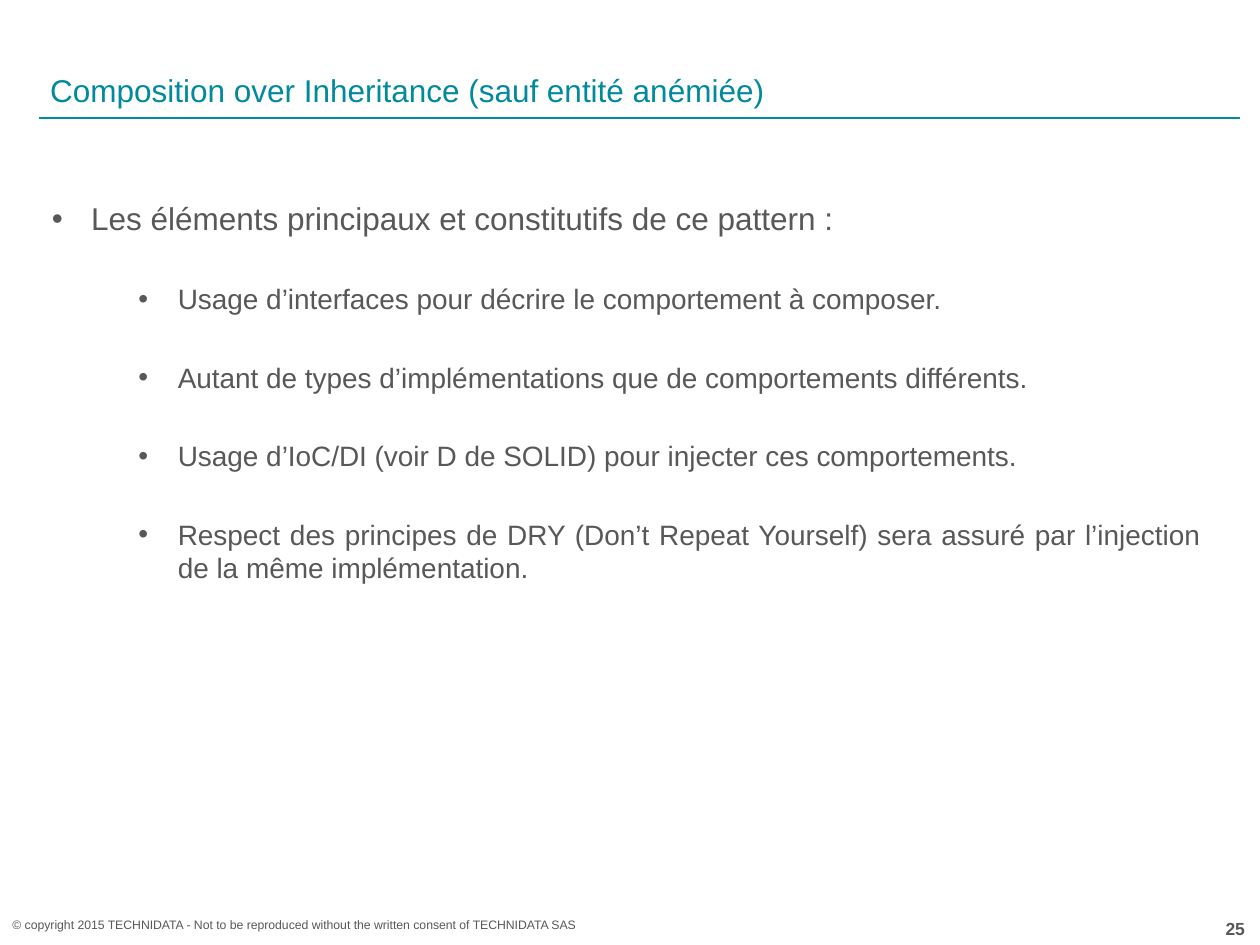
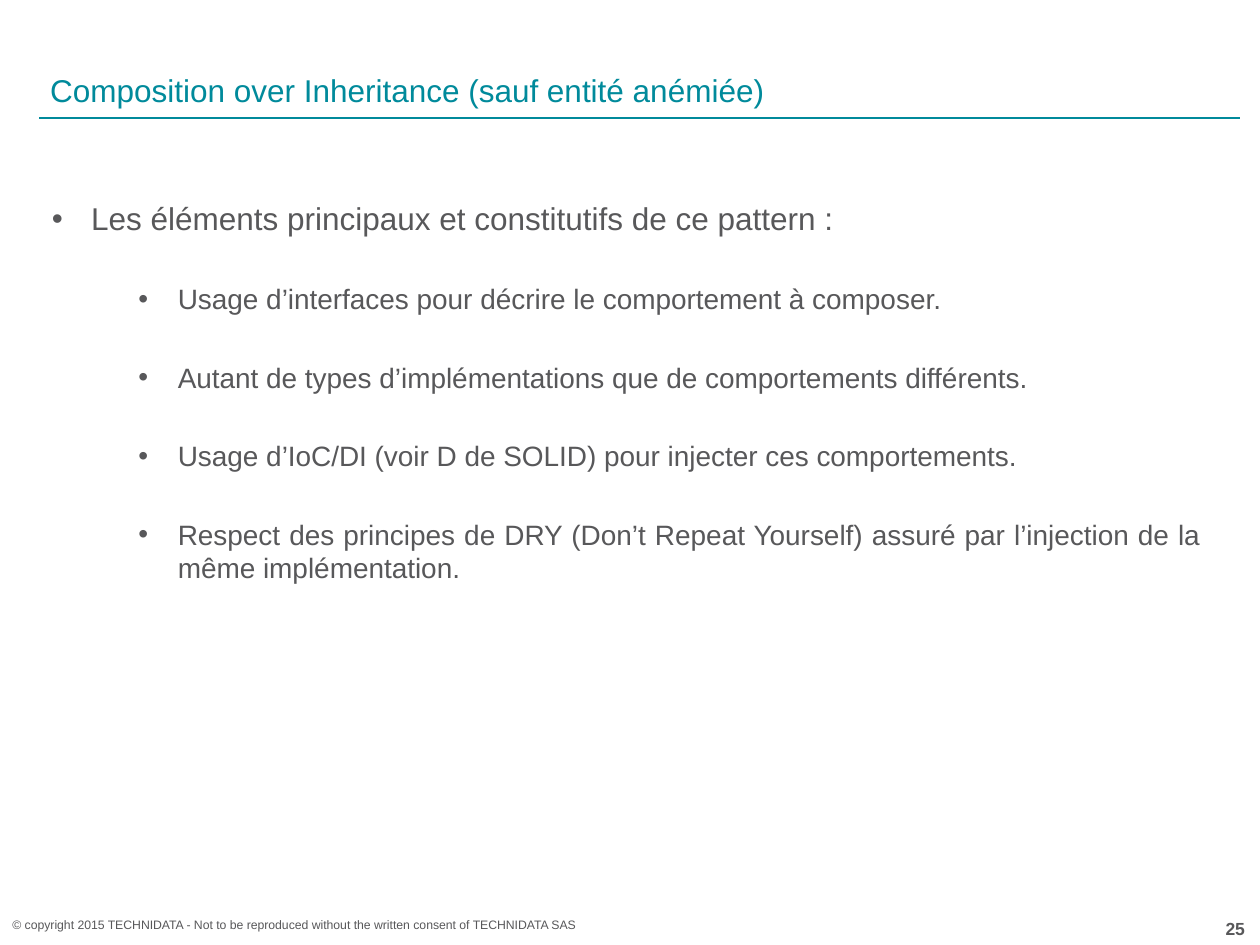
Before and after one commit to acoudene/ObjectCalisthenics, a slide deck: slide 25 of ObjectCalisthenics.pptx. Drawn at 1260x945 pixels with LibreOffice and Linux fonts; fonts in the diff are those of the drawing; background and template pictures are left out. Boxes give left, top, right and bottom in pixels: in the first picture for what was removed or moved away, otherwise in the second. Text is boxed around its words. In the diff, an @@ line names an element or a change of style, - is before the commit and + after.

```diff
--- a/ObjectCalisthenics.pptx
+++ b/ObjectCalisthenics.pptx
@@ text at (x1=178, y1=524, x2=1200, y2=583): text changed @@
-  • Respect des principes de DRY (Don’t Repeat Yourself) sera assuré par l’injection de la même implémentation.
+  • Respect des principes de DRY (Don’t Repeat Yourself) assuré par l’injection de la même implémentation.
```
Also in this commit, not shown: 1 other slide changed.
